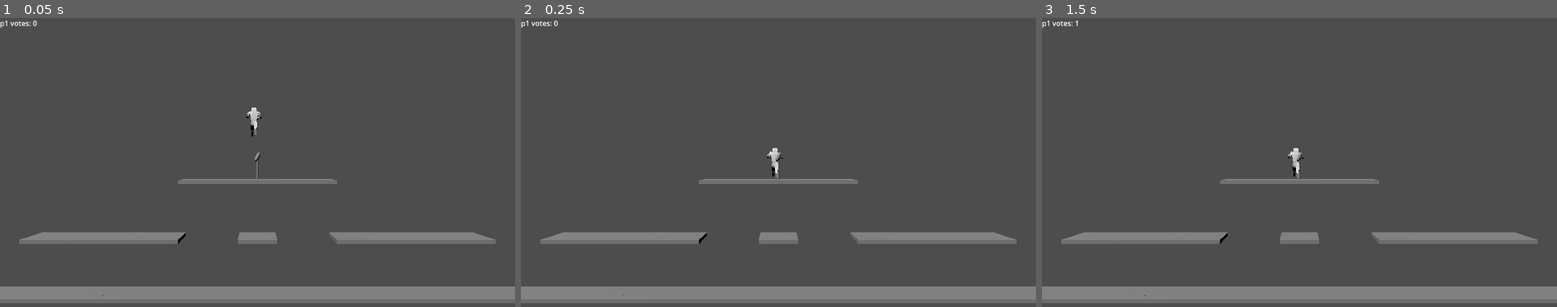
Above: before the commit, frames 1-3 (left to right).
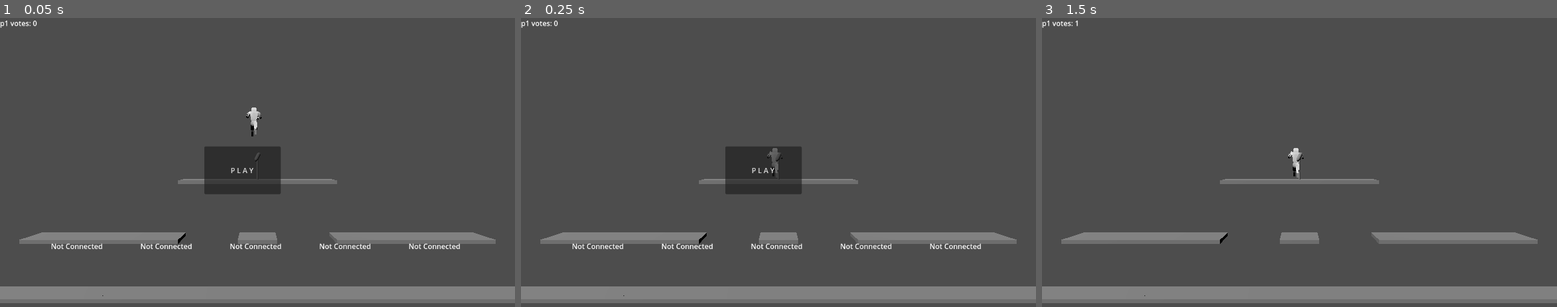
Above: after the commit, the same moments.

Repository: Dethcrvsh/mortal-democracy
Game: Godot game, scene res://scenes/test/test_goal.tscn
The game is run twice, just before and just after one commit, with the same random seed, the same clock (stepped at 60 frames per second) and the same inputs. This scene is started directly instead of the project's main scene.
Inputs (mouse positions are in pixels of both pictures, inside the frame that each line leads up to):
- Up to frame 1 (0.05 s): no input
- Up to frame 2 (0.25 s): no input
- Up to frame 3 (1.5 s): click (1284, 171) at 0.5 s, where only the run after the commit has a clickable "P L A Y"; tap Enter (start, bound only after the commit) at 1.25, 1.35 s; move the mouse to (1412, 148) at 1.27 s; hold Up (ui_up) from 1.28 s (still down); click (1412, 148) at 1.42 s

The runs differ from the first frame. In frame 1, 2.9% of the frame differs, in the area x 10-90%, y 44-80%; in frame 2, 2.9%; in frame 3, nothing differs.

Commit message:
Mainmenu for connecting inputs.

Diff:
--- a/project.godot
+++ b/project.godot
@@ -77,6 +77,12 @@
 "events": [Object(InputEventJoypadButton,"resource_local_to_scene":false,"resource_name":"","device":1,"button_index":2,"pressure":0.0,"pressed":true,"script":null)
 ]
 }
+start={
+"deadzone": 0.5,
+"events": [Object(InputEventKey,"resource_local_to_scene":false,"resource_name":"","device":0,"window_id":0,"alt_pressed":false,"shift_pressed":false,"ctrl_pressed":false,"meta_pressed":false,"pressed":false,"keycode":0,"physical_keycode":4194309,"key_label":0,"unicode":0,"echo":false,"script":null)
+, Object(InputEventJoypadButton,"resource_local_to_scene":false,"resource_name":"","device":-1,"button_index":6,"pressure":0.0,"pressed":false,"script":null)
+]
+}
 
 [physics]
 
--- /dev/null
+++ b/scenes/MainMenu.tscn
@@ -0,0 +1,59 @@
+[gd_scene load_steps=3 format=3 uid="uid://3w46on6wwiim"]
+
+[ext_resource type="Script" path="res://scripts/main_menu.gd" id="1_78072"]
+[ext_resource type="Script" path="res://scripts/player_connected_prompt.gd" id="2_bhgxq"]
+
+[node name="MainMenu" type="Node2D"]
+script = ExtResource("1_78072")
+
+[node name="Button" type="Button" parent="."]
+offset_left = 457.0
+offset_top = 288.0
+offset_right = 628.0
+offset_bottom = 395.0
+text = "P L A Y"
+
+[node name="Node2D" type="Node2D" parent="."]
+position = Vector2(94, 0)
+
+[node name="Player1" type="RichTextLabel" parent="Node2D"]
+offset_left = 20.0
+offset_top = 500.0
+offset_right = 220.0
+offset_bottom = 600.0
+text = "Not Connected"
+script = ExtResource("2_bhgxq")
+
+[node name="Player2" type="RichTextLabel" parent="Node2D"]
+offset_left = 220.0
+offset_top = 500.0
+offset_right = 420.0
+offset_bottom = 600.0
+text = "Not Connected"
+script = ExtResource("2_bhgxq")
+
+[node name="Player3" type="RichTextLabel" parent="Node2D"]
+offset_left = 420.0
+offset_top = 500.0
+offset_right = 620.0
+offset_bottom = 600.0
+text = "Not Connected"
+script = ExtResource("2_bhgxq")
+
+[node name="Player4" type="RichTextLabel" parent="Node2D"]
+offset_left = 620.0
+offset_top = 500.0
+offset_right = 820.0
+offset_bottom = 600.0
+text = "Not Connected"
+script = ExtResource("2_bhgxq")
+
+[node name="Player5" type="RichTextLabel" parent="Node2D"]
+offset_left = 820.0
+offset_top = 500.0
+offset_right = 1020.0
+offset_bottom = 600.0
+text = "Not Connected"
+script = ExtResource("2_bhgxq")
+
+[connection signal="pressed" from="Button" to="." method="_start_button_pressed"]
--- a/scenes/test/test_goal.tscn
+++ b/scenes/test/test_goal.tscn
@@ -6,6 +6,7 @@
 [ext_resource type="PackedScene" uid="uid://gjj2shypyqs" path="res://scenes/Goal.tscn" id="3_js2xt"]
 [ext_resource type="PackedScene" uid="uid://b7p316tpqry1e" path="res://scenes/player.tscn" id="4_uouc1"]
 [ext_resource type="PackedScene" uid="uid://bikj55cxc5ntv" path="res://scenes/Gamestate.tscn" id="6_qg5do"]
+[ext_resource type="PackedScene" uid="uid://3w46on6wwiim" path="res://scenes/MainMenu.tscn" id="7_gu6xb"]
 
 [node name="test_goal" type="Node3D"]
 script = ExtResource("1_x2j8e")
@@ -54,3 +55,5 @@
 transform = Transform3D(1, 0, 0, 0, 1, 0, 0, 0, 1, 11.8098, 9.28961, 0)
 
 [node name="Gamestate" parent="." instance=ExtResource("6_qg5do")]
+
+[node name="MainMenu" parent="." instance=ExtResource("7_gu6xb")]
--- a/scripts/gamestate.gd
+++ b/scripts/gamestate.gd
@@ -1,15 +1,18 @@
 extends Node3D
 
+const INIT = 1
+const MAIN_MENU = 2
+const GAME_PLAYING = 3
+const GAME_END = 4
 
 var votes = {"p1": 0}
 var text = null
+var state = INIT
 
 func _ready():
 	text = get_node("vote_text")
 
-func _process(delta):
-	print_debug(votes)
-
+func _process(_delta):
 	if text == null:
 		return
 
--- a/scripts/main.gd
+++ b/scripts/main.gd
@@ -2,12 +2,15 @@
 
 var player_handler = null
 var gamestate = null
+var main_menu_asset = null
 
 # Called when the node enters the scene tree for the first time.
 func _ready():
 	#player_handler = get_node("PlayerHandler")
-	gamestate = get_node("Gamestate")
+	gamestate = get_tree().get_first_node_in_group("gamestate")
+	gamestate.state = gamestate.MAIN_MENU
 
-# Called every frame. 'delta' is the elapsed time since the previous frame.
-func _process(delta):
-	pass
+
+func start_game(main_menu: Node2D):
+	main_menu.visible = false
+	gamestate.state = gamestate.GAME_PLAYING
--- /dev/null
+++ b/scripts/main_menu.gd
@@ -0,0 +1,46 @@
+extends Node
+
+const KEYBOARD_ID = -1337
+
+var players_entered = []
+var player_prompts = []
+var new_player = false
+var gamestate = null
+
+# Called when the node enters the scene tree for the first time.
+func _ready():
+	gamestate = get_tree().get_first_node_in_group("gamestate")
+
+func register_player_prompt(text: RichTextLabel):
+	print_debug(text, " registered")
+	player_prompts.append(text)
+
+func _input(event):
+	if event is InputEventJoypadButton and event.pressed:
+		if not players_entered.any(func(id): return id == event.device):
+			new_player = true
+			players_entered.append(event.device)
+
+	if event is InputEventKey or event is InputEventMouseButton:
+		if not players_entered.any(func(id): return id == KEYBOARD_ID):
+			print_debug("keyboard joined")
+			new_player = true
+			players_entered.append(KEYBOARD_ID)
+
+	if event.is_action("start"):
+		print_debug("starting game")
+
+# Called every frame. 'delta' is the elapsed time since the previous frame.
+func _process(_delta):
+	if gamestate.state != gamestate.MAIN_MENU:
+		return
+	if new_player:
+		for i in range(len(players_entered)):
+			if players_entered[i] == KEYBOARD_ID:
+				player_prompts[i].text = "Player %d\nkeyboard" % (i+1)
+			else:
+				player_prompts[i].text = "Player %d\njoypad %d" % [i+1, players_entered[i]+1]
+		new_player = false
+
+func _start_button_pressed():
+	get_parent().start_game(self)
--- /dev/null
+++ b/scripts/player_connected_prompt.gd
@@ -0,0 +1,7 @@
+extends Node
+
+
+# Called when the node enters the scene tree for the first time.
+func _ready():
+	print_debug(self, " registering for menu")
+	get_parent().get_parent().register_player_prompt(self)
Not shown: 1 places in scenes/test/test_goal.tscn that only renumber resources
